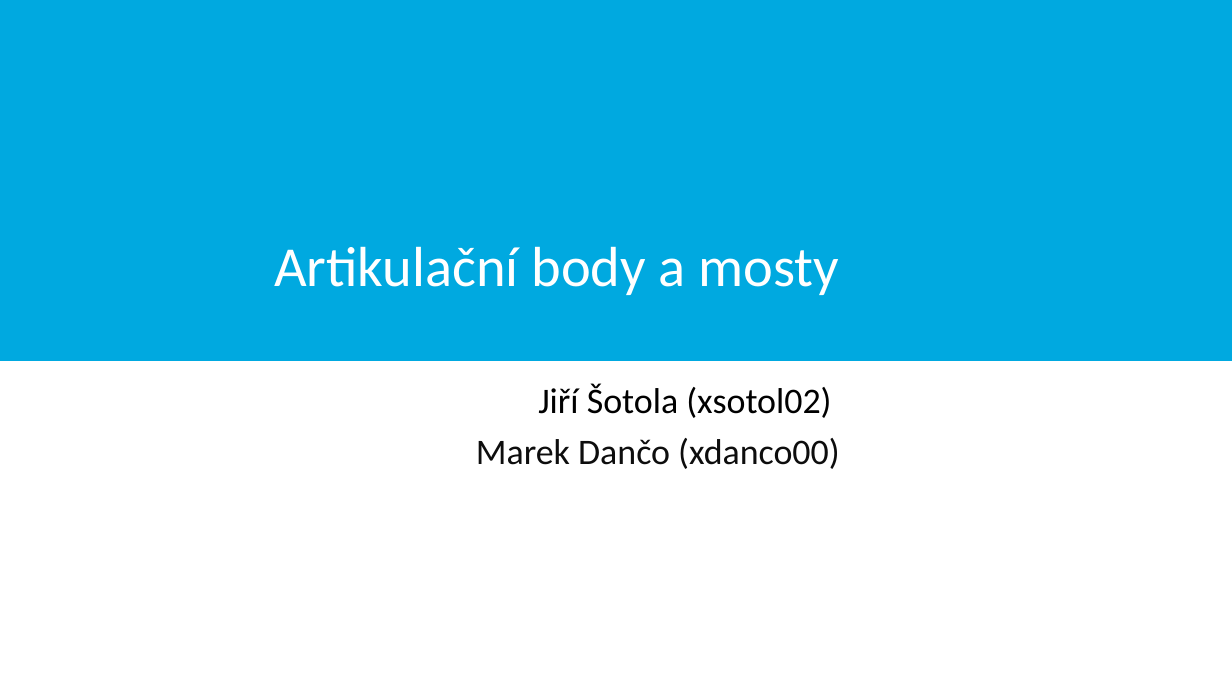
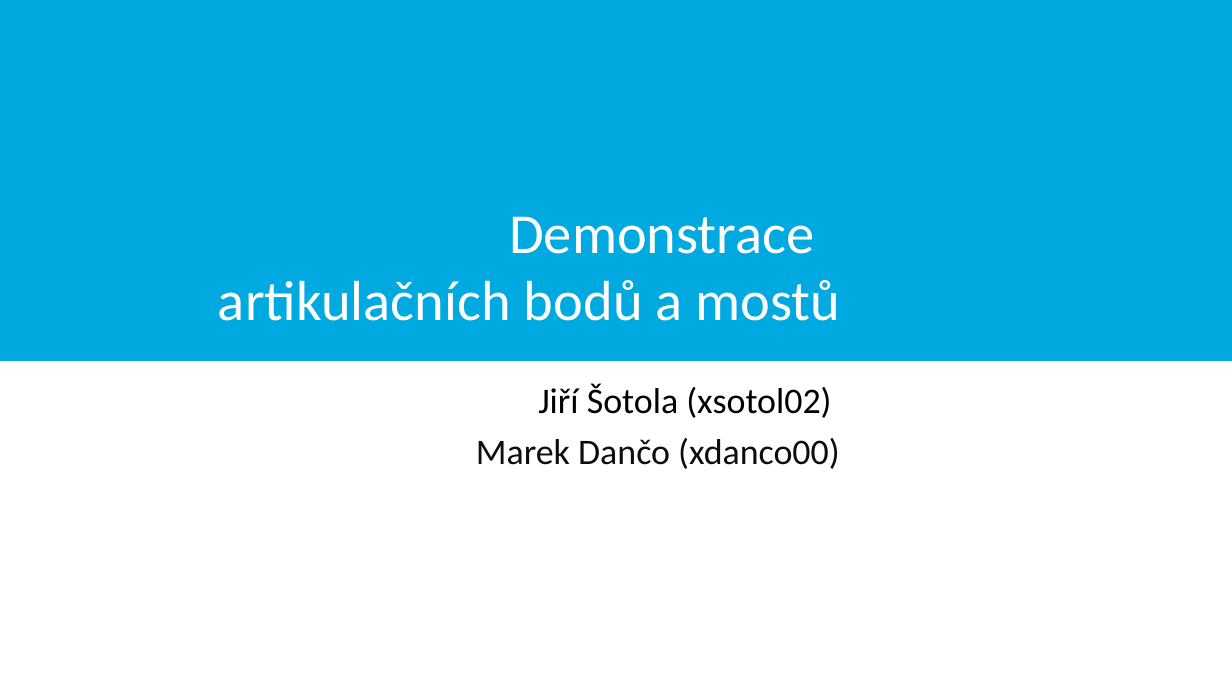
Before and after one commit to MrakDun-desu/graph-algo-visualiser, a slide deck: slide 1 of Artikulační body a mosty.pptx. Drawn at 1232x693 pixels with LibreOffice and Linux fonts; fonts in the diff are those of the drawing; background and template pictures are left out. Boxes give left, top, right and bottom in pixels: in the first picture for what was removed or moved away, otherwise in the second. Text is boxed around its words. In the diff, an @@ line names an element or a change of style, - is before the commit and + after.

```diff
--- a/Artikulační body a mosty.pptx
+++ b/Artikulační body a mosty.pptx
@@ title at [218, 216, 840, 321]: text changed @@
-Artikulační body a mosty
+Demonstrace
+artikulačních bodů a mostů
```
Also in this commit, not shown: 5 other slides changed, 3 other files.
